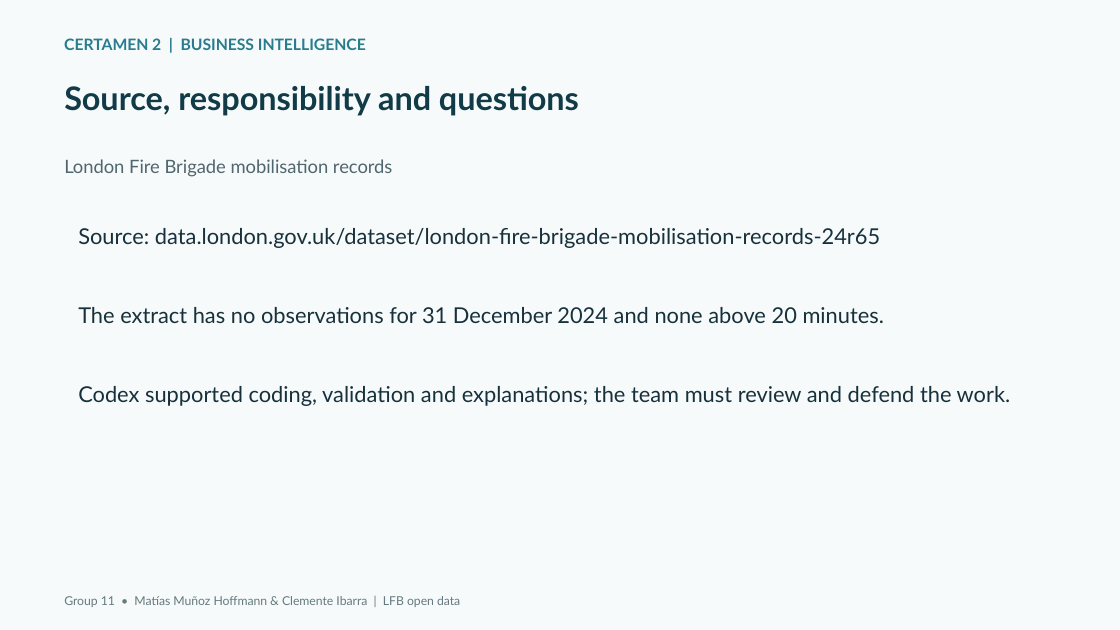
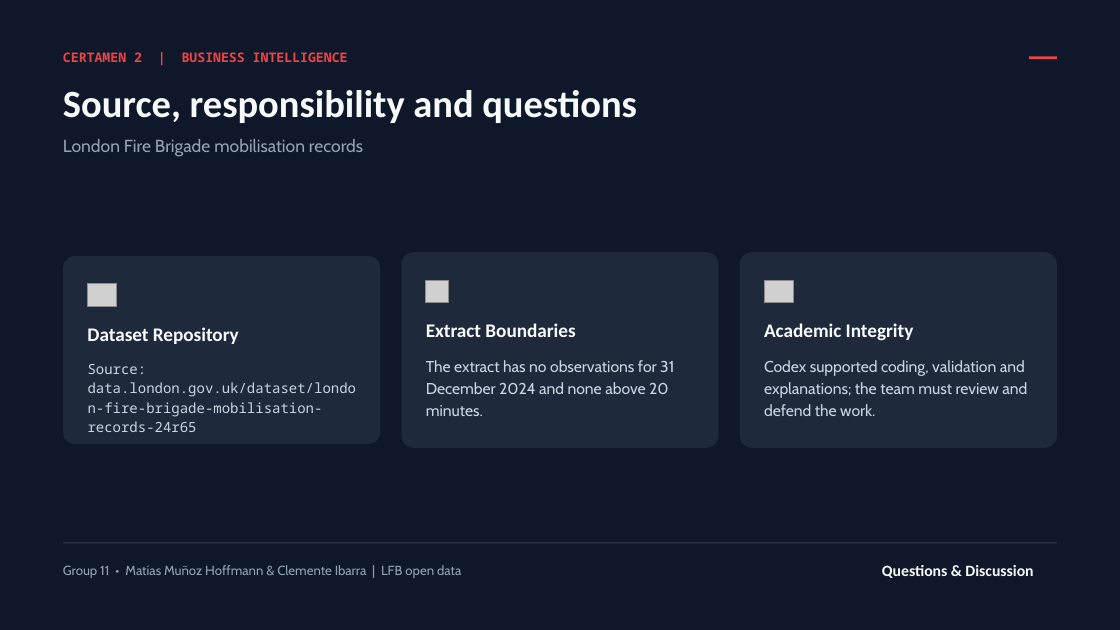
Before and after one commit to matiasudd/lfb-business-intelligence, a slide deck: slide 7 of outputs/c2/C2_Presentation.pptx. Drawn at 1120x630 pixels with LibreOffice and Linux fonts; fonts in the diff are those of the drawing; grey boxes stand for pictures. Boxes give left, top, right and bottom in pixels: in the first picture for what was removed or moved away, otherwise in the second. Text is boxed around its words. In the diff, an @@ line names an element or a change of style, - is before the commit and + after.

Commit message:
Update C2 presentation with team version

```diff
--- a/outputs/c2/C2_Presentation.pptx
+++ b/outputs/c2/C2_Presentation.pptx
@@ background #F7FAFA to #0F172A @@
@@ text "CERTAMEN 2 | BUSINESS INTELLIGENCE": place and size @@
-text "CERTAMEN 2 | BUSINESS INTELLIGENCE" at (64,38,366,50)
+text "CERTAMEN 2 | BUSINESS INTELLIGENCE" at (63,52,348,62)
@@ text "CERTAMEN 2 | BUSINESS INTELLIGENCE" at (63,52,348,62): size 13.5 to 11.2 pt, font Lato to Noto Sans Mono, text colour #287C8E to #EF4444 @@
@@ rectangle added at (1029,56,1057,59), fill #EF4444 @@
@@ text "Source, responsibility and questions" at (63,90,637,123): size 27.8 to 33 pt, font Lato to Calibri, text colour #123B48 to #F8FAFC @@
@@ text "London Fire Brigade mobilisation records": place and size @@
-text "London Fire Brigade mobilisation records" at (64,159,392,177)
+text "London Fire Brigade mobilisation records" at (63,139,363,156)
@@ text "London Fire Brigade mobilisation records" at (63,139,363,156): size 15.8 to 15 pt, font Lato to Cabin, text colour #50666E to #94A3B8 @@
@@ rounded rectangle added at (63,256,381,444), fill #1E293B @@
@@ rounded rectangle added at (402,252,719,448), fill #1E293B @@
@@ rounded rectangle added at (740,252,1058,448), fill #1E293B @@
@@ picture added at (87,284,116,307) @@
@@ picture added at (426,281,449,303) @@
@@ picture added at (765,281,793,303) @@
@@ text added at (87,327,239,344), 16.5 pt, text #F8FAFC, bold @@
+Dataset Repository
@@ text added at (426,323,575,337), 16.5 pt, text #F8FAFC, bold @@
+Extract Boundaries
@@ text added at (764,323,914,341), 16.5 pt, text #F8FAFC, bold @@
+Academic Integrity
@@ text "Source: data.london.gov.uk/dataset/london-fire-brigade-mobil ...": place and size @@
-text "Source: data.london.gov.uk/dataset/london-fire-brigade-mobil ..." at (78,228,880,248)
+text "Source: data.london.gov.uk/dataset/london-fire-brigade-mobil ..." at (88,364,357,432)
@@ text "Source: data.london.gov.uk/dataset/london-fire-brigade-mobil ..." at (88,364,357,432): size 18.8 to 12 pt, font Lato to Noto Sans Mono, text colour #17313C to #CBD5E1; line spacing 1 to 16.8pt @@
@@ text "The extract has no observations ...": place and size @@
-text "The extract has no observations ..." at (78,307,884,323)
+text "The extract has no observations ..." at (426,360,674,416)
@@ text "The extract has no observations ..." at (426,360,674,416): size 18.8 to 13.5 pt, font Lato to Cabin, text colour #17313C to #CBD5E1; line spacing 1 to 18.9pt @@
@@ text "Codex supported coding, validation and ..." at (764,360,1027,416): size 18.8 to 13.5 pt, font Lato to Cabin, text colour #17313C to #CBD5E1; line spacing 1 to 18.9pt @@
@@ text "Codex supported coding, validation and ...": place and size @@
-text "Codex supported coding, validation and ..." at (78,386,1011,406)
+text "Codex supported coding, validation and ..." at (764,360,1027,416)
@@ text "Group 11 • Matías Muñoz ...": place and size @@
-text "Group 11 • Matías Muñoz ..." at (64,596,460,607)
+text "Group 11 • Matías Muñoz ..." at (63,565,461,578)
@@ text "Group 11 • Matías Muñoz ..." at (63,565,461,578): size 10.5 to 11.2 pt, font Lato to Cabin, text colour #647A80 to #94A3B8 @@
@@ rectangle added at (63,543,1057,544), fill #334155 @@
@@ text added at (882,565,1033,578), 13.5 pt, text #F8FAFC, bold @@
+Questions & Discussion
```
Also in this commit, not shown: 6 other slides changed, 1 other file.
